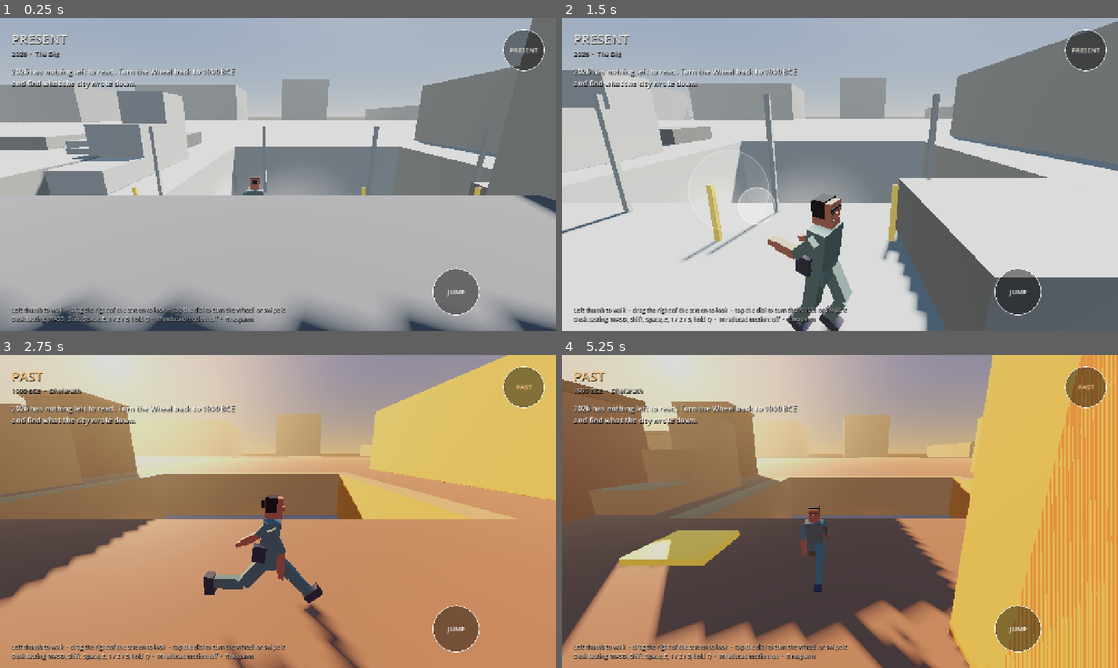
Above: before the commit, frames 1-4 (two rows, left to right).
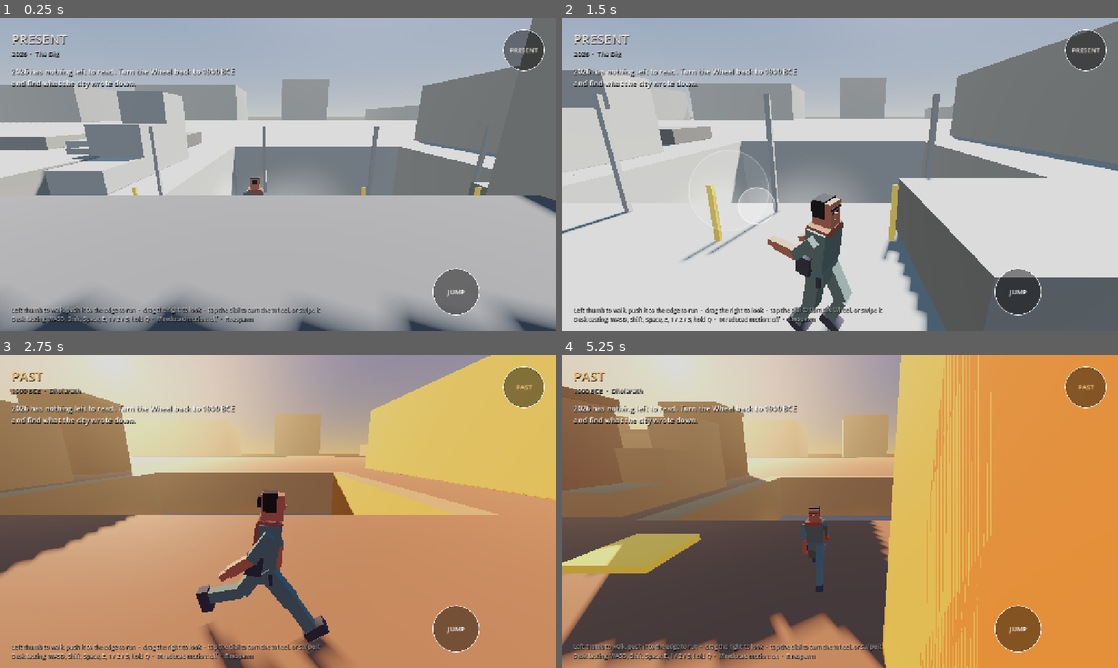
Above: after the commit, the same moments.

Repository: NatchsolutionsAdmin/Kaalchakra
Game: Godot game, scene res://scenes/Main.tscn
The game is run twice, just before and just after one commit, with the same random seed, the same clock (stepped at 60 frames per second) and the same inputs.
Inputs (mouse positions are in pixels of both pictures, inside the frame that each line leads up to):
- Up to frame 1 (0.25 s): no input
- Up to frame 2 (1.5 s): move the mouse to (962, 158) at 0.52 s; hold D (move_right) 0.53-1.25 s; hold Shift (sprint) 0.53-1.25 s; click (962, 158) at 0.67 s; tap Space (jump) at 0.77 s; drag from (728, 190) to (812, 237) at 1.27 s
- Up to frame 3 (2.75 s): move the mouse to (333, 442) at 2.02 s; hold D (move_right) from 2.03 s (still down); hold Shift (sprint) from 2.03 s (still down); tap 1 (era_past) at 2.1 s
- Up to frame 4 (5.25 s): release D (move_right) at 2.75 s; release Shift (sprint) at 2.75 s; drag from (812, 574) to (673, 464) at 2.77 s; move the mouse to (1006, 558) at 3.52 s; hold A (move_left) 3.53-4.25 s; hold E (interact) 3.53-4.25 s; tap Space (jump) at 3.77 s; tap Shift (sprint) at 3.8 s; tap R (respawn) at 4.15 s; drag from (673, 464) to (756, 433) at 4.27 s; move the mouse to (867, 511) at 5.02 s; hold S (move_back) from 5.03 s (still down); hold Shift (sprint) from 5.03 s (still down); tap M (toggle_reduced_motion) at 5.1 s; click (867, 511) at 5.17 s

The runs differ from the first frame. In frame 1, 0.5% of the frame differs, in the area x 11-58%, y 54-95%; in frame 2, 0.8%; in frame 3, 10%; in frame 4, 45%, in the area x 0-100%, y 0-100%.

Commit message:
Running on a phone, and the two objects that make Eva recognisable
There was no way to run with a thumb. Sprint was bound to Shift and nothing
else, so on touch — which is the real control scheme — she only ever walked.
A phone has no Shift and should not grow a run button: the stick is analogue
now. Nudge it and she walks, push it to the edge and she runs, with the
keyboard still using Shift for desk testing.

The test for this failed at first for an unrelated reason worth recording: she
was running into the city wall, so a run covered the same ground as a walk.
Moved it to open desert.

From character-sketch-brief.md §1, the brief in the repo: "her late father's
worn hand trowel, always on her, and her phone, which she narrates to — one
old, one new, these two objects are her whole character in a glance." Both
were missing. The trowel is on her left hip, the phone pouch on her right, and
she has the sun scarf, which is also the one block of colour that makes her
read in silhouette.

Note for later: docs reference a locked 2D design (ComfyUI_00009) and a
freelancer brief (Evara_Character_Brief.docx) in art/characters/eva/. Neither
is in the repo or on this machine. They need recovering before anyone is
commissioned, and the brief's poly targets still say PC (open decision #8).

Diff:
--- /dev/null
+++ b/game/materials/mat_eva_metal.tres
@@ -0,0 +1,6 @@
+[gd_resource type="StandardMaterial3D" format=3]
+
+[resource]
+albedo_color = Color(0.72, 0.72, 0.74, 1)
+roughness = 0.35
+metallic = 0.7
--- /dev/null
+++ b/game/materials/mat_eva_scarf.tres
@@ -0,0 +1,5 @@
+[gd_resource type="StandardMaterial3D" format=3]
+
+[resource]
+albedo_color = Color(0.74, 0.38, 0.28, 1)
+roughness = 0.95
--- a/game/scenes/player/Eva.tscn
+++ b/game/scenes/player/Eva.tscn
@@ -11,6 +11,8 @@
 [ext_resource type="Material" path="res://materials/mat_eva_dark.tres" id="ext_dark"]
 [ext_resource type="Material" path="res://materials/mat_eva_hair.tres" id="ext_hair"]
 [ext_resource type="Material" path="res://materials/mat_eva_eye.tres" id="ext_eye"]
+[ext_resource type="Material" path="res://materials/mat_eva_metal.tres" id="ext_metal"]
+[ext_resource type="Material" path="res://materials/mat_eva_scarf.tres" id="ext_scarf"]
 
 [sub_resource type="CapsuleShape3D" id="CapsuleShape3D_body"]
 radius = 0.35
@@ -50,6 +52,31 @@
 
 [node name="Satchel" type="MeshInstance3D" parent="Model/Hips/Spine"]
 transform = Transform3D(0.1, 0, 0, 0, 0.2, 0, 0, 0, 0.16, 0.17, 0.02, 0.1)
+mesh = SubResource("BoxMesh_unit")
+material_override = ExtResource("ext_dark")
+
+[node name="Scarf" type="MeshInstance3D" parent="Model/Hips/Spine"]
+transform = Transform3D(0.3, 0, 0, 0, 0.075, 0, 0, 0, 0.235, 0, 0.4, 0.01)
+mesh = SubResource("BoxMesh_unit")
+material_override = ExtResource("ext_scarf")
+
+[node name="ScarfTail" type="MeshInstance3D" parent="Model/Hips/Spine"]
+transform = Transform3D(0.07, 0, 0, 0, 0.22, 0, 0, 0, 0.04, 0.11, 0.3, 0.12)
+mesh = SubResource("BoxMesh_unit")
+material_override = ExtResource("ext_scarf")
+
+[node name="TrowelHandle" type="MeshInstance3D" parent="Model/Hips"]
+transform = Transform3D(0.032, 0, 0, 0, 0.1, 0, 0, 0, 0.032, -0.165, -0.03, 0.055)
+mesh = SubResource("BoxMesh_unit")
+material_override = ExtResource("ext_dark")
+
+[node name="TrowelBlade" type="MeshInstance3D" parent="Model/Hips"]
+transform = Transform3D(0.052, 0, 0, 0, 0.13, 0, 0, 0, 0.016, -0.165, -0.13, 0.055)
+mesh = SubResource("BoxMesh_unit")
+material_override = ExtResource("ext_metal")
+
+[node name="PhonePouch" type="MeshInstance3D" parent="Model/Hips"]
+transform = Transform3D(0.055, 0, 0, 0, 0.115, 0, 0, 0, 0.035, 0.155, -0.08, -0.055)
 mesh = SubResource("BoxMesh_unit")
 material_override = ExtResource("ext_dark")
 
--- a/game/scripts/dev/smoke_test.gd
+++ b/game/scripts/dev/smoke_test.gd
@@ -342,6 +342,32 @@
 	_ok("pushing the stick forward walks her", stick_moved > 1.5,
 		"moved %.2f m" % stick_moved)
 
+	print("\n-- running without a run button --")
+	# A phone has no Shift. The stick is analogue instead: nudge it and she
+	# walks, push it to the edge and she runs.
+	# Out on open ground facing south: at a run she covers over five metres in
+	# the measuring window, and the city walls would otherwise stop her short
+	# and make a run look like a walk.
+	pivot.rotation.y = PI
+	player.set("_facing", PI)
+	model.rotation.y = PI
+	var paces: Array[float] = []
+	for push: float in [0.45, 1.0]:
+		player.global_position = Vector3(34, 1.0, -14)
+		player.velocity = Vector3.ZERO
+		Touch.move = Vector2.ZERO
+		await _settle(25)
+		var from := player.global_position
+		Touch.move = Vector2(0, -push)
+		await _settle(50)
+		paces.append(from.distance_to(player.global_position))
+		Touch.move = Vector2.ZERO
+		await _settle(10)
+	_ok("a gentle push walks her", paces[0] > 1.0, "%.2f m" % paces[0])
+	_ok("pushing it to the edge runs her", paces[1] > paces[0] * 1.4,
+		"%.2f m walking vs %.2f m running" % [paces[0], paces[1]])
+
+	player.global_position = Vector3(-10, 1.0, -26)
 	player.velocity = Vector3.ZERO
 	await _settle(25)
 	var before_tap := player.global_position.y
--- a/game/scripts/player/eva.gd
+++ b/game/scripts/player/eva.gd
@@ -87,7 +87,7 @@
 	# Read the thumb buttons once per frame, before anything can return early.
 	var jump_now := Touch.consume_jump()
 	var dir := _wish_direction()
-	var speed := run_speed if Input.is_action_pressed("sprint") else walk_speed
+	var speed := _wish_speed()
 	var accel := ground_accel if is_on_floor() else air_accel
 
 	var target := dir * speed
@@ -119,6 +119,23 @@
 
 	move_and_slide()
 	_auto_step(dir)
+
+
+## How hard she is being asked to move, 0..1. The joystick is analogue — push
+## it a little and she walks, push it to the edge and she runs. There is no
+## sprint button on a phone, and there should not be one.
+func _throttle() -> float:
+	var keys := Input.get_vector("move_left", "move_right", "move_forward", "move_back")
+	var from_keys := 0.0
+	if keys.length() > 0.01:
+		from_keys = 1.0 if Input.is_action_pressed("sprint") else 0.62
+	return clampf(maxf(from_keys, Touch.move.length()), 0.0, 1.0)
+
+
+func _wish_speed() -> float:
+	# Walk until the stick is most of the way over, then ramp into a run.
+	var hard := clampf((_throttle() - 0.68) / 0.32, 0.0, 1.0)
+	return lerpf(walk_speed, run_speed, hard)
 
 
 ## Turns the joystick (and WASD, for desk testing) into a direction in world
--- a/game/scripts/ui/hud.gd
+++ b/game/scripts/ui/hud.gd
@@ -283,4 +283,4 @@
 
 func _refresh_hint() -> void:
 	var rm := "on" if TimeShift.reduced_motion else "off"
-	_hint.text = "Left thumb to walk  ·  drag the right of the screen to look  ·  tap the dial to turn the Wheel, or swipe it\nDesk testing: WASD, Shift, Space, E, 1 / 2 / 3, hold Q  ·  M reduced motion: %s  ·  R respawn" % rm
+	_hint.text = "Left thumb to walk, push it to the edge to run  ·  drag the right to look  ·  tap the dial to turn the Wheel, or swipe it\nDesk testing: WASD, Shift, Space, E, 1 / 2 / 3, hold Q  ·  M reduced motion: %s  ·  R respawn" % rm
Not shown: 1 places in game/scenes/player/Eva.tscn that only renumber resources
